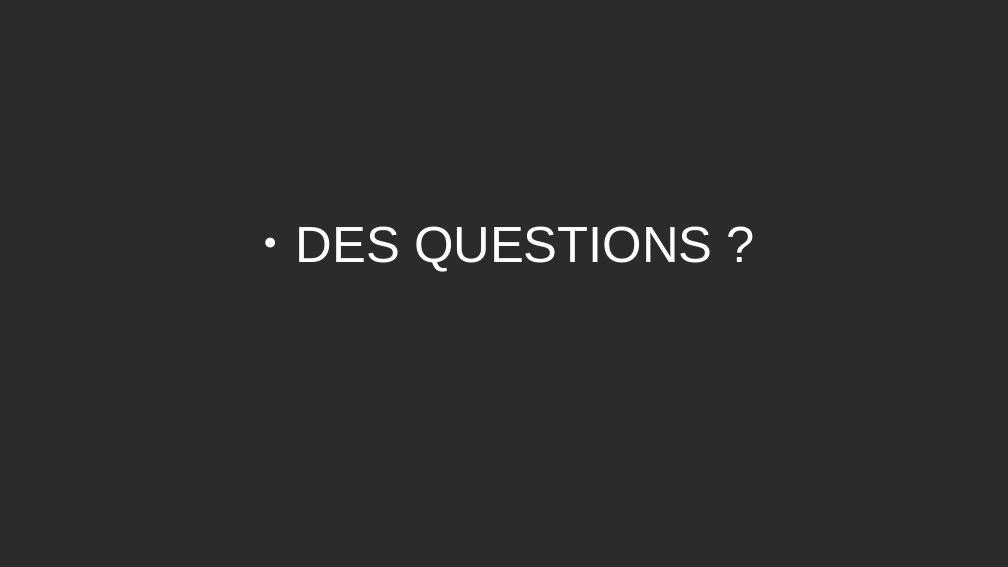
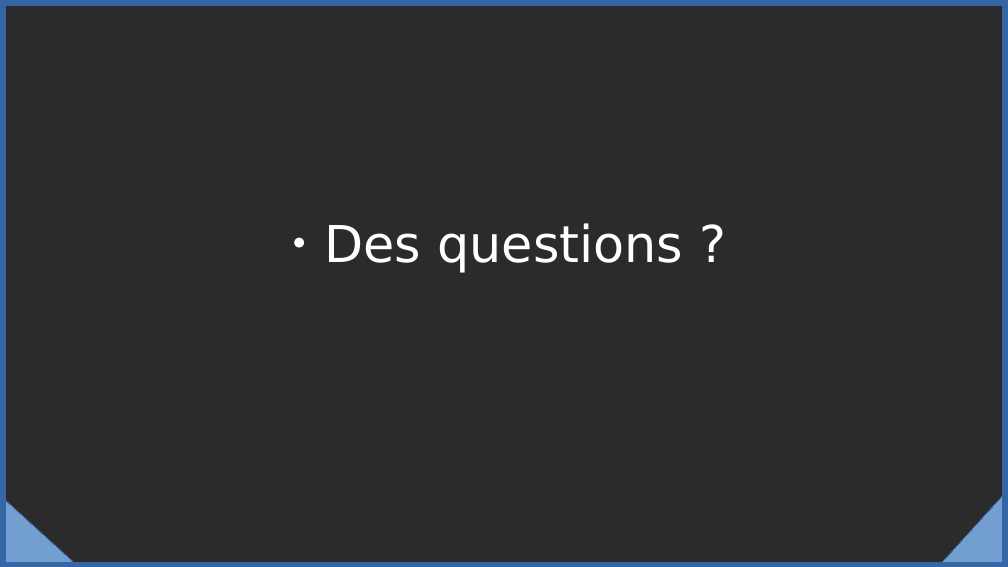
Before and after one commit to Lukam90/Sym-CRM, a slide deck: slide 10 of document/Presentation-Sym-CRM-LH.odp (slide 16 before the commit). Drawn at 1008x567 pixels with LibreOffice and Linux fonts; fonts in the diff are those of the drawing; background and template pictures are left out; a plain dark background stands for a picture behind light text. Boxes give left, top, right and bottom in pixels: in the first picture for what was removed or moved away, otherwise in the second. Text is boxed around its words. In the diff, an @@ line names an element or a change of style, - is before the commit and + after.

```diff
--- a/document/Presentation-Sym-CRM-LH.odp
+++ b/document/Presentation-Sym-CRM-LH.odp
@@ rectangle added at [0,0,1008,567], outline #3465A4 10.01 pt @@
@@ subtitle at [325,223,683,273]: text changed; font Arial to DejaVu Sans @@
-● DES QUESTIONS ?
+● Des questions ?
@@ right triangle added at [0,495,80,567], fill #729FCF, outline #3465A4 0 pt @@
@@ right triangle added at [937,489,1008,567], fill #729FCF, outline #3465A4 0 pt @@
```
Also in this commit, not shown: 9 other slides changed, 6 slides removed, 2 other files.
